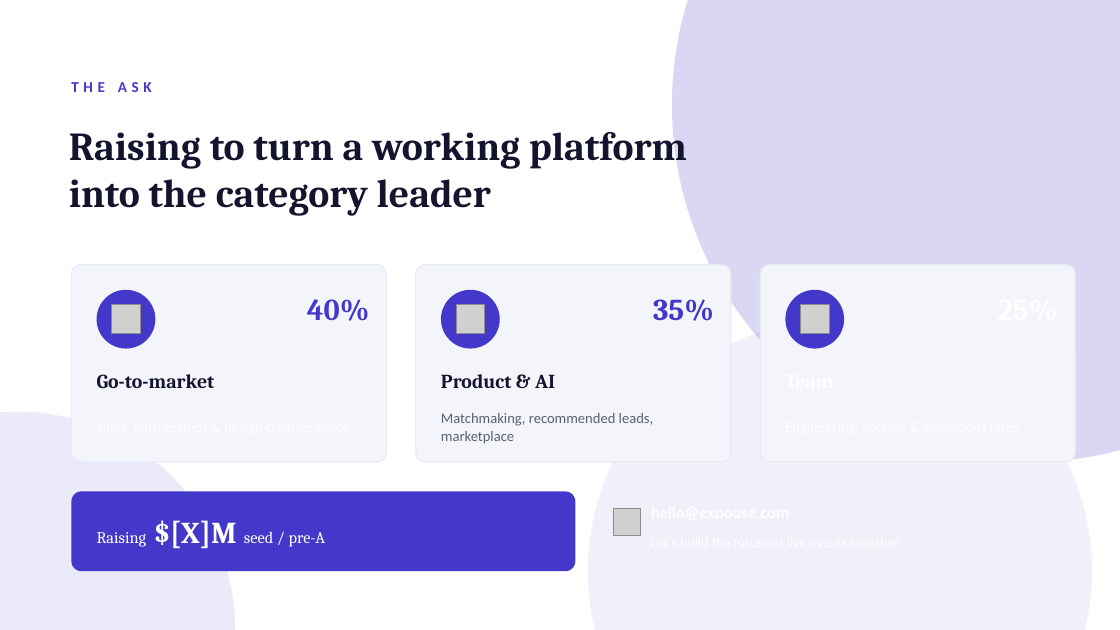
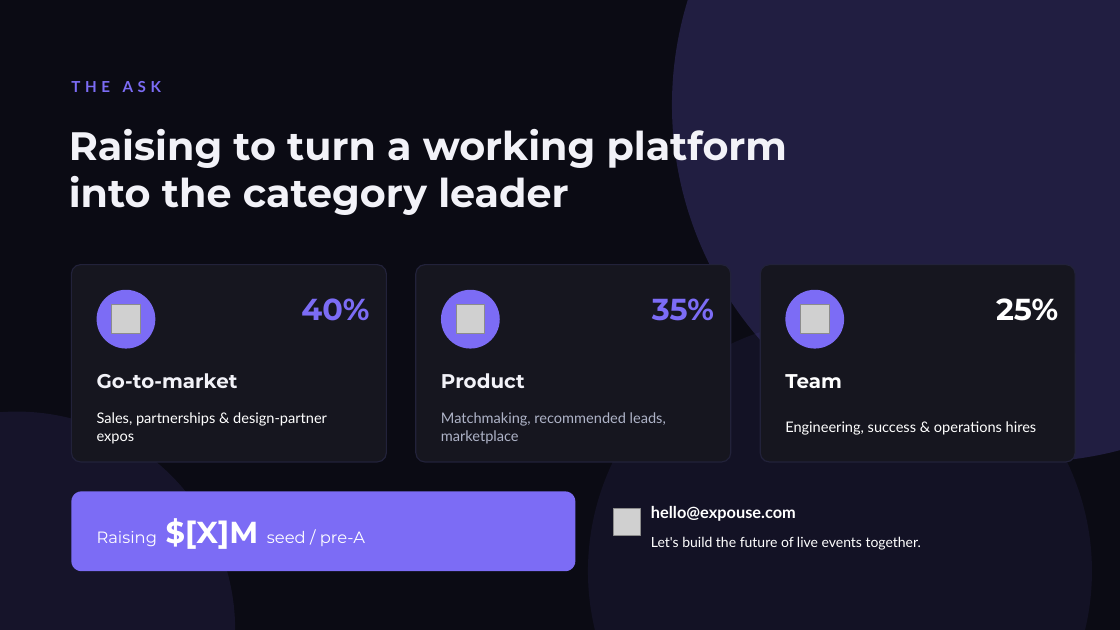
Before and after one commit to zillurcse/eventos, a slide deck: slide 15 of Expouse-Investor-Pitch.pptx. Drawn at 1120x630 pixels with LibreOffice and Linux fonts; fonts in the diff are those of the drawing; grey boxes stand for pictures. Boxes give left, top, right and bottom in pixels: in the first picture for what was removed or moved away, otherwise in the second. Text is boxed around its words. In the diff, an @@ line names an element or a change of style, - is before the commit and + after.

```diff
--- a/Expouse-Investor-Pitch.pptx
+++ b/Expouse-Investor-Pitch.pptx
@@ background #FFFFFF to #0B0B14 @@
@@ ellipse at box(672, 0, 1120, 462): fill #4338CA at 20% opacity to #7C6CF5 at 20% opacity @@
@@ text "THE ASK" at box(71, 81, 162, 92): font Calibri to Lato, text colour #4338CA to #7C6CF5 @@
@@ text "Raising to turn a working ..." at box(69, 121, 787, 215): font Cambria to Montserrat, text colour #14142E to #F2F2F8 @@
@@ fill #F4F5FB to #16161F; outline #E7EAF7 1 pt to #22223A 1 pt in 3 elements at box(71, 265, 386, 462), box(416, 265, 731, 462), box(760, 265, 1075, 462) @@
@@ text "40%" at box(301, 298, 369, 321): font Cambria to Montserrat, text colour #4338CA to #7C6CF5 @@
@@ text "35%" at box(652, 298, 714, 321): font Cambria to Montserrat, text colour #4338CA to #7C6CF5 @@
@@ text added at box(996, 298, 1058, 321), 26 pt, text #FFFFFF, bold @@
+25%
@@ ellipse at box(588, 319, 1092, 630): fill #4338CA at 8% opacity to #7C6CF5 at 8% opacity @@
@@ text "Go-to-market" at box(97, 373, 238, 389): font Cambria to Montserrat, text colour #14142E to #F2F2F8 @@
@@ text at box(441, 373, 525, 388): text changed; font Cambria to Montserrat; text colour #14142E to #F2F2F8 @@
-Product & AI
+Product
@@ text added at box(785, 374, 842, 388), 17 pt, text #FFFFFF, bold @@
+Team
@@ ellipse at box(0, 412, 235, 630): fill #4338CA at 10% opacity to #7C6CF5 at 10% opacity @@
@@ text added at box(97, 412, 327, 444), 12.5 pt, text #FFFFFF @@
+Sales, partnerships & design-partner expos
@@ text "Matchmaking, recommended leads, marketplace" at box(441, 412, 666, 444): font Calibri to Lato, text colour #5B6172 to #AEB3C7 @@
@@ text added at box(785, 421, 1037, 435), 12.5 pt, text #FFFFFF @@
+Engineering, success & operations hires
@@ fill #4338CA to #7C6CF5 in 4 elements at box(97, 290, 155, 349), box(441, 290, 500, 349), box(786, 290, 844, 349), box(71, 492, 576, 571) @@
@@ text "Raising $[X]M seed / pre-A" at box(97, 518, 365, 549): font Cambria to Montserrat @@
@@ text added at box(651, 506, 796, 521), 14 pt, text #FFFFFF, bold @@
+hello@expouse.com
@@ text added at box(651, 536, 921, 550), 12 pt, text #FFFFFF @@
+Let's build the future of live events together.
```
Also in this commit, not shown: 14 other slides changed, 11 other files.
